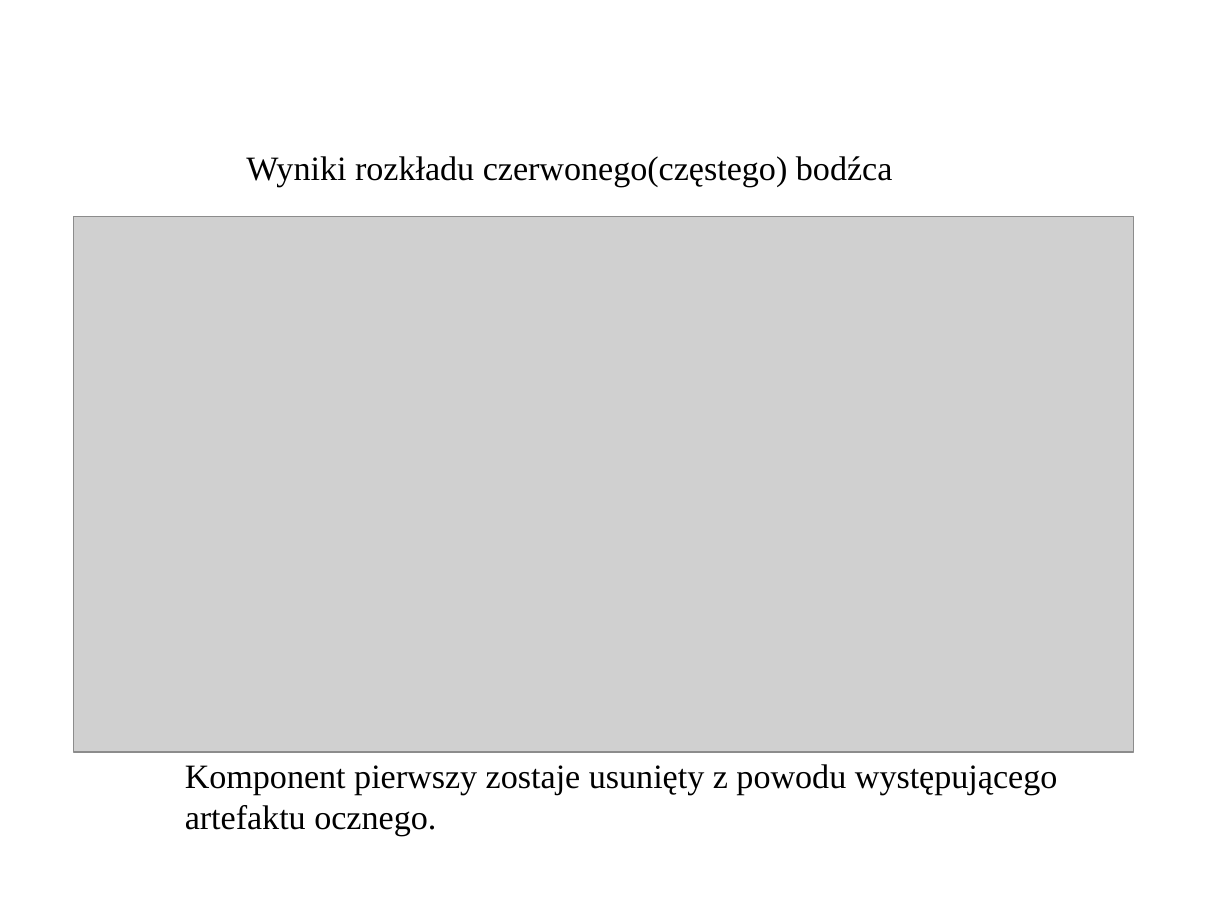
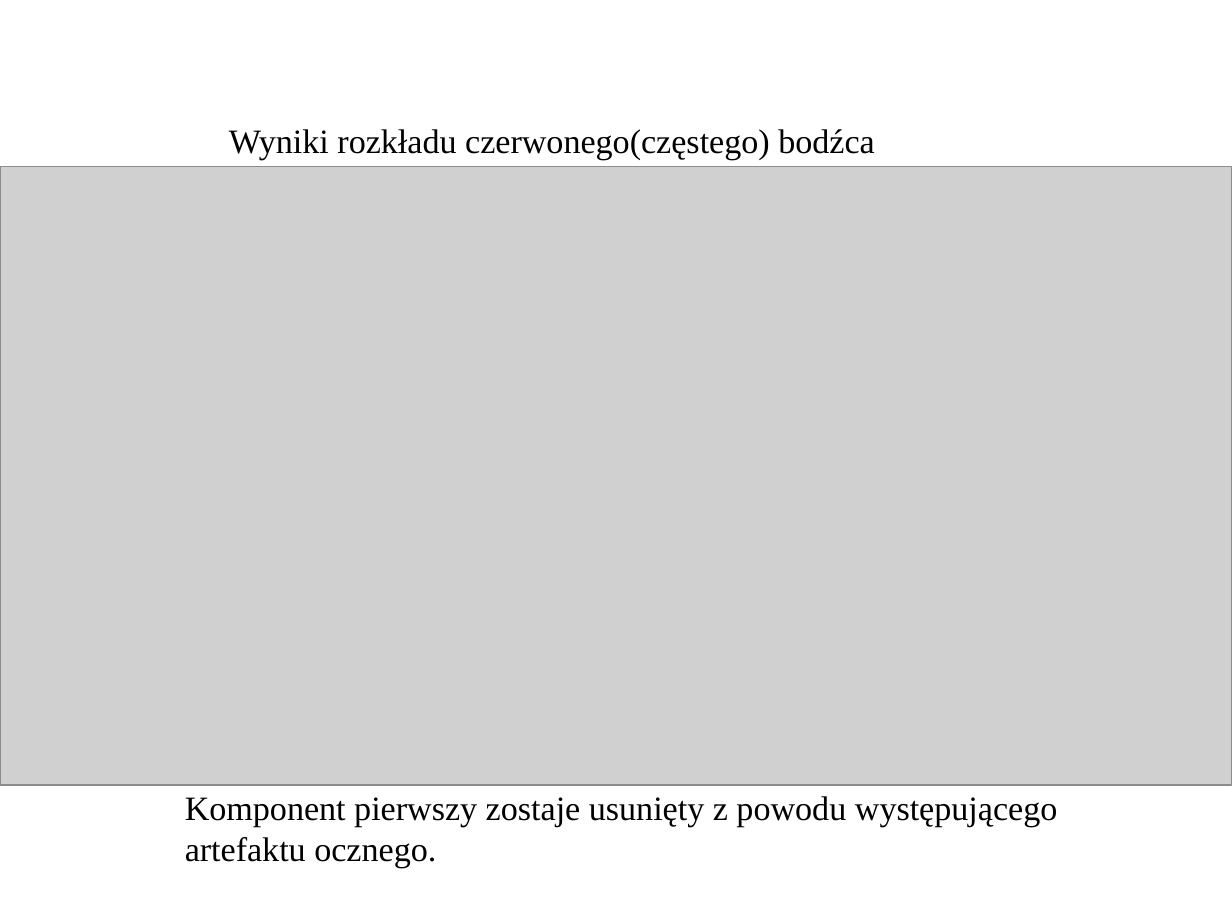
Before and after one commit to BartekKrzepkowski/EEG_Analysis_Lab, a slide deck: slide 16 of BartlomiejKrzepkowski_P300a.odp. Drawn at 1232x924 pixels with LibreOffice and Linux fonts; fonts in the diff are those of the drawing; grey boxes stand for pictures; background and template pictures are left out. Boxes give left, top, right and bottom in pixels: in the first picture for what was removed or moved away, otherwise in the second. Text is boxed around its words. In the diff, an @@ line names an element or a change of style, - is before the commit and + after.

Commit message:
presentation update

```diff
--- a/BartlomiejKrzepkowski_P300a.odp
+++ b/BartlomiejKrzepkowski_P300a.odp
@@ title "Wyniki rozkładu czerwonego(częstego) bodźca" moved from (x1=246, y1=156, x2=893, y2=187) to (x1=229, y1=129, x2=875, y2=161) @@
@@ picture resized from (x1=74, y1=216, x2=1134, y2=751) to (x1=0, y1=167, x2=1232, y2=786) @@
@@ title "Komponent pierwszy zostaje usunięty z ..." moved from (x1=185, y1=764, x2=1058, y2=836) to (x1=185, y1=796, x2=1058, y2=868) @@
```
Also in this commit, not shown: 2 other slides changed, 6 slides added, 2 slides removed, 1 other file.
